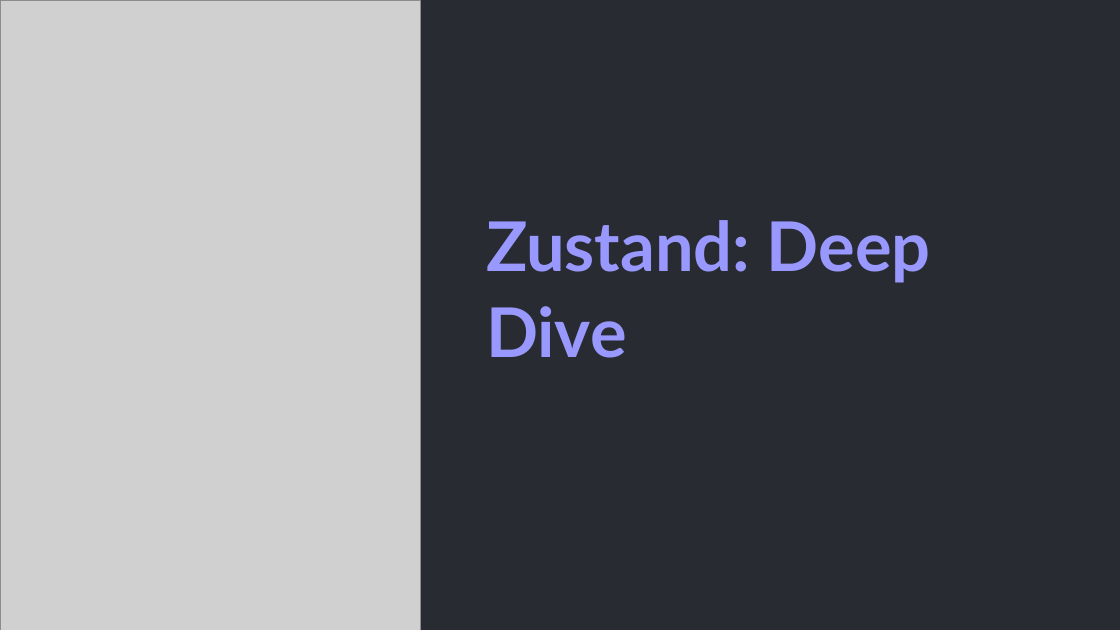
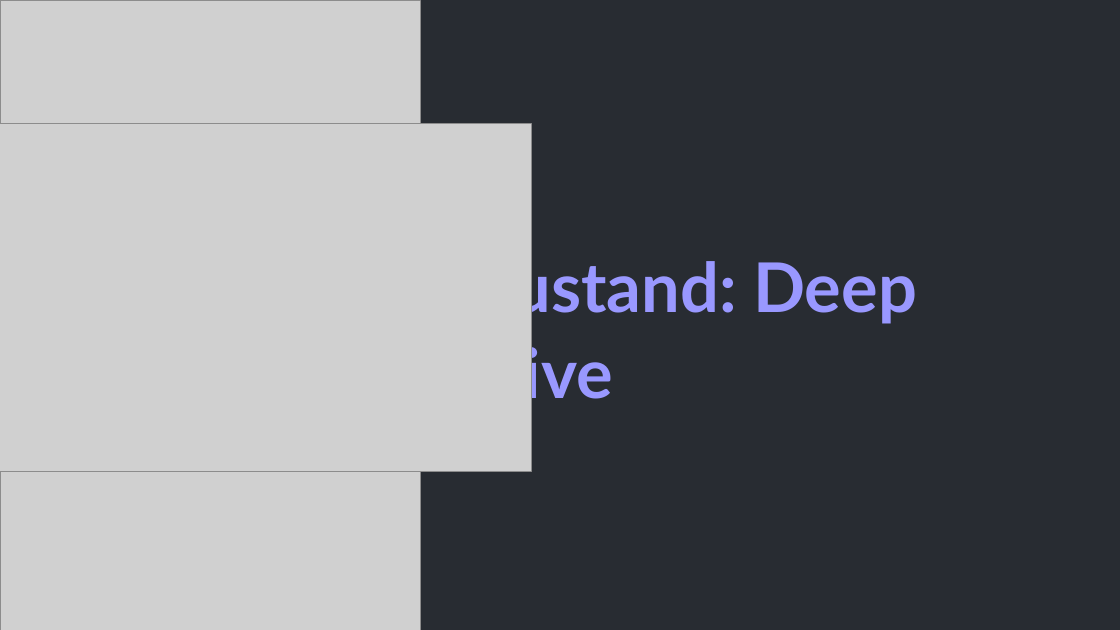
Before and after one commit to mateuzor/Algos, a slide deck: slide 1 of Zustand-Deep-Dive.pptx. Drawn at 1120x630 pixels with LibreOffice and Linux fonts; fonts in the diff are those of the drawing; grey boxes stand for pictures. Boxes give left, top, right and bottom in pixels: in the first picture for what was removed or moved away, otherwise in the second. Text is boxed around its words. In the diff, an @@ line names an element or a change of style, - is before the commit and + after.

Commit message:
zustand slide

```diff
--- a/Zustand-Deep-Dive.pptx
+++ b/Zustand-Deep-Dive.pptx
@@ picture added at bbox=[0, 124, 531, 471] @@
@@ text "Zustand: Deep Dive" rewrapped from bbox=[486, 220, 931, 358] to bbox=[472, 253, 917, 411] @@
```
Also in this commit, not shown: 1 other slide changed.
